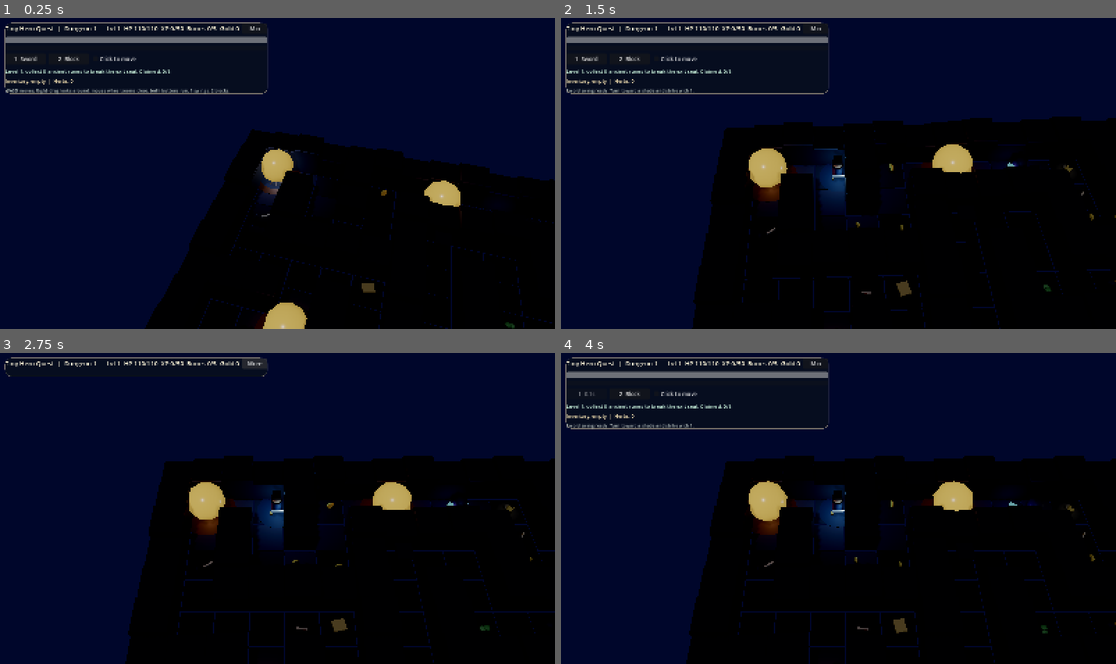
Above: before the commit, frames 1-4 (two rows, left to right).
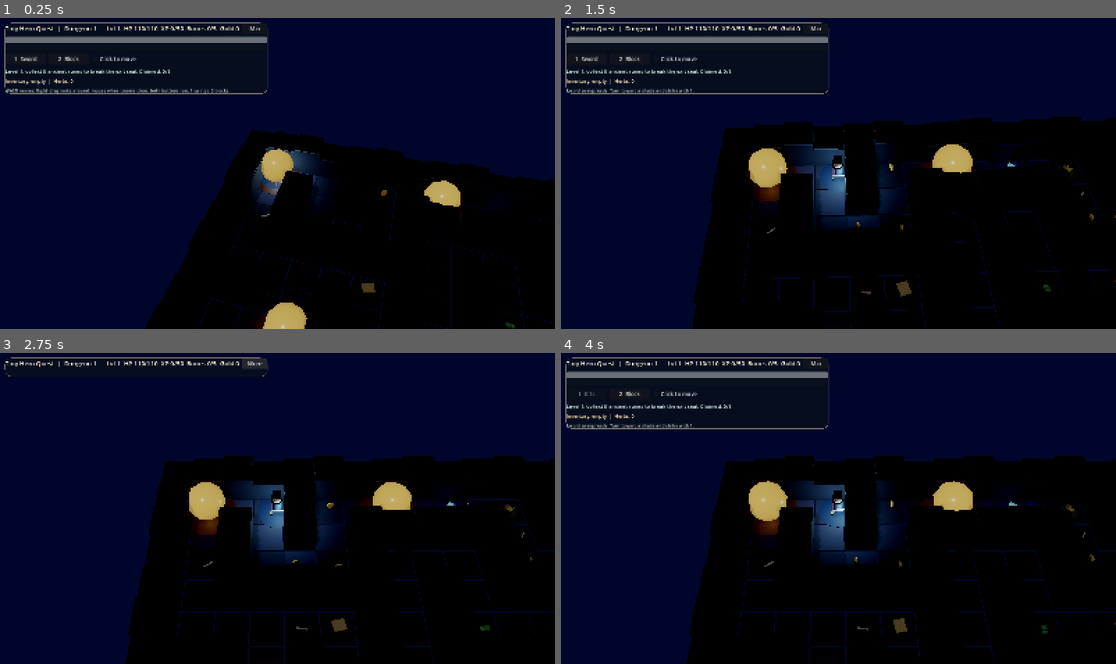
Above: after the commit, the same moments.

Repository: johnswaffles/my-backend-api
Game: Godot game, scene res://scenes/main_scene.tscn
Two runs of this game, one before a commit and one after it. Both use one fixed random seed, a clock stepped at 60 frames per second and the inputs below.
Inputs (mouse positions are in pixels of both pictures, inside the frame that each line leads up to):
- Up to frame 1 (0.25 s): no input
- Up to frame 2 (1.5 s): tap Enter at 0.5 s; move the mouse to (960, 157) at 0.52 s; hold D (move_right) 0.53-1.25 s; tap 1 (sword_swing) at 0.6 s; click (960, 157) at 0.67 s; drag from (727, 189) to (810, 235) at 1.27 s
- Up to frame 3 (2.75 s): click "Min" at 2 s
- Up to frame 4 (4 s): click "More" at 2.75 s; click "1 Sword" at 3.5 s

The runs differ from the first frame. In frame 1, 0.8% of the frame differs, in the area x 45-80%, y 41-61%; in frame 2, 2.1%, in the area x 39-61%, y 36-68%; in frame 3, 2.1%; in frame 4, 2.1%.

Commit message:
Improve Tiny Hero mouse look and sword swing

Diff:
--- a/rpg-adventure-godot/scripts/main.gd
+++ b/rpg-adventure-godot/scripts/main.gd
@@ -19,6 +19,8 @@
 const CAMERA_MAX_PITCH := -0.025
 const SWORD_SWING_DURATION := 0.28
 const SWORD_SWING_COOLDOWN := 0.55
+const SWORD_LIGHT_BASE_ENERGY := 3.8
+const SWORD_LIGHT_SWING_ENERGY := 10.5
 const SHIELD_BLOCK_DURATION := 1.1
 const SHIELD_BLOCK_COOLDOWN := 1.8
 const DUNGEON_LAYOUT := [
@@ -50,6 +52,9 @@
 var hero_ring: MeshInstance3D
 var hero_light: OmniLight3D
 var sword_light: OmniLight3D
+var view_sword: MeshInstance3D
+var view_sword_guard: MeshInstance3D
+var view_sword_slash: MeshInstance3D
 var hero_velocity := Vector3.ZERO
 var camera_yaw := 0.0
 var camera_pitch_offset := 0.0
@@ -170,7 +175,7 @@
 			mouse_dragged = true
 		if right_mouse_down:
 			mouse_dragged = true
-			camera_yaw = wrapf(camera_yaw - event.relative.x * CAMERA_ROTATE_SPEED, -PI, PI)
+			camera_yaw = wrapf(camera_yaw + event.relative.x * CAMERA_ROTATE_SPEED, -PI, PI)
 			camera_pitch_offset = clampf(camera_pitch_offset - event.relative.y * CAMERA_PITCH_SPEED, -0.48, 0.48)
 		if right_mouse_down and is_instance_valid(hero):
 			hero.rotation.y = lerp_angle(hero.rotation.y, _rotation_from_direction(_camera_forward()), 0.9)
@@ -242,6 +247,7 @@
 	camera.position = Vector3(0.0, 18.5, 15.0)
 	add_child(camera)
 	camera.look_at(Vector3.ZERO, Vector3.UP)
+	_build_camera_sword()
 
 	_build_dungeon_level_one()
 
@@ -318,6 +324,19 @@
 	return "%d:%d" % [cell.x, cell.y]
 
 
+func _build_camera_sword() -> void:
+	view_sword = _add_box(Vector3(0.42, -0.34, -0.92), Vector3(0.07, 0.07, 0.92), _mat("f7fdff", 0.28, "aee9ff", 1.4), camera)
+	view_sword.name = "Close Camera Sword"
+	view_sword.visible = false
+	view_sword_guard = _add_box(Vector3(0.42, -0.47, -0.54), Vector3(0.36, 0.055, 0.075), _mat("f0bd55", 0.56, "ffd278", 0.18), camera)
+	view_sword_guard.name = "Close Camera Sword Guard"
+	view_sword_guard.visible = false
+	view_sword_slash = _add_box(Vector3(0.08, -0.1, -1.2), Vector3(0.78, 0.025, 0.08), _mat("9de9ff", 0.22, "baf5ff", 1.8), camera)
+	view_sword_slash.name = "Close Camera Sword Slash"
+	view_sword_slash.transparency = 0.28
+	view_sword_slash.visible = false
+
+
 func _is_walkable_cell(cell: Vector2i) -> bool:
 	return walkable_lookup.has(_dungeon_cell_key(cell))
 
@@ -471,8 +490,8 @@
 	sword_light = OmniLight3D.new()
 	sword_light.name = "Sword Glow"
 	sword_light.light_color = Color("a8e1ff")
-	sword_light.light_energy = 0.32
-	sword_light.omni_range = 2.4
+	sword_light.light_energy = SWORD_LIGHT_BASE_ENERGY
+	sword_light.omni_range = 3.6
 	sword_light.shadow_enabled = false
 	sword_light.position = Vector3(0.42, 0.74, -0.24)
 	hero.add_child(sword_light)
@@ -836,16 +855,25 @@
 
 
 func _update_hero_combat_visuals(delta: float) -> void:
+	var swing_t := 0.0
+	var swing_active := sword_swing_timer > 0.0
+	if swing_active:
+		swing_t = 1.0 - (sword_swing_timer / SWORD_SWING_DURATION)
 	if hero_sword:
-		if sword_swing_timer > 0.0:
-			var swing_t := 1.0 - (sword_swing_timer / SWORD_SWING_DURATION)
-			hero_sword.rotation_degrees.x = lerpf(-58.0, 40.0, swing_t)
-			hero_sword.rotation_degrees.y = lerpf(-18.0, 24.0, swing_t)
-			hero_sword.scale = Vector3(1.18, 1.18, 1.18)
+		if swing_active:
+			var arc := sin(swing_t * PI)
+			hero_sword.position = Vector3(lerpf(0.54, -0.32, swing_t), lerpf(0.9, 0.58, swing_t) + arc * 0.22, lerpf(-0.56, -0.18, swing_t))
+			hero_sword.rotation_degrees.x = lerpf(-92.0, 54.0, swing_t)
+			hero_sword.rotation_degrees.y = lerpf(-46.0, 58.0, swing_t)
+			hero_sword.rotation_degrees.z = lerpf(22.0, -34.0, swing_t)
+			hero_sword.scale = Vector3.ONE * (1.35 + arc * 0.16)
 		else:
+			hero_sword.position = hero_sword.position.lerp(Vector3(0.42, 0.66, -0.12), delta * 12.0)
 			hero_sword.rotation_degrees.x = lerpf(hero_sword.rotation_degrees.x, 0.0, delta * 11.0)
 			hero_sword.rotation_degrees.y = lerpf(hero_sword.rotation_degrees.y, 0.0, delta * 11.0)
+			hero_sword.rotation_degrees.z = lerpf(hero_sword.rotation_degrees.z, 0.0, delta * 11.0)
 			hero_sword.scale = hero_sword.scale.lerp(Vector3.ONE, delta * 10.0)
+	_update_view_sword_visuals(delta, swing_t, swing_active)
 	if hero_shield:
 		hero_shield.visible = shield_block_timer > 0.0
 		if hero_shield.visible:
@@ -857,8 +885,39 @@
 		hero_light.light_energy = 1.18 if shield_block_timer > 0.0 else 0.92
 		hero_light.omni_range = 5.7 if shield_block_timer > 0.0 else 5.25
 	if sword_light:
-		sword_light.light_energy = 1.05 if sword_swing_timer > 0.0 else 0.38
-		sword_light.omni_range = 3.2 if sword_swing_timer > 0.0 else 2.45
+		sword_light.light_energy = SWORD_LIGHT_SWING_ENERGY if swing_active else SWORD_LIGHT_BASE_ENERGY
+		sword_light.omni_range = 5.0 if swing_active else 3.6
+
+
+func _update_view_sword_visuals(delta: float, swing_t: float, swing_active: bool) -> void:
+	if view_sword == null or view_sword_guard == null or view_sword_slash == null:
+		return
+	var close_alpha := clampf((camera_zoom - 0.48) / 0.34, 0.0, 1.0)
+	var show_close_sword := close_alpha > 0.02
+	view_sword.visible = show_close_sword
+	view_sword_guard.visible = show_close_sword
+	view_sword_slash.visible = show_close_sword and swing_active
+	if not show_close_sword:
+		return
+	if swing_active:
+		var arc := sin(swing_t * PI)
+		view_sword.position = Vector3(lerpf(0.58, -0.18, swing_t), lerpf(-0.22, -0.48, swing_t) + arc * 0.12, lerpf(-0.88, -0.64, swing_t))
+		view_sword.rotation_degrees = Vector3(lerpf(-118.0, -38.0, swing_t), lerpf(-34.0, 34.0, swing_t), lerpf(44.0, -52.0, swing_t))
+		view_sword.scale = Vector3.ONE * (lerpf(0.9, 1.28, arc) * close_alpha)
+		view_sword_guard.position = view_sword.position + Vector3(0.0, -0.13, 0.28)
+		view_sword_guard.rotation_degrees = view_sword.rotation_degrees + Vector3(0.0, 0.0, 90.0)
+		view_sword_guard.scale = Vector3.ONE * close_alpha
+		view_sword_slash.position = Vector3(lerpf(0.34, -0.26, swing_t), lerpf(-0.14, -0.3, swing_t), -1.05)
+		view_sword_slash.rotation_degrees = Vector3(0.0, 0.0, lerpf(34.0, -42.0, swing_t))
+		view_sword_slash.scale = Vector3(1.0 + arc * 0.65, close_alpha, close_alpha)
+		view_sword_slash.transparency = lerpf(0.45, 0.12, arc)
+	else:
+		view_sword.position = view_sword.position.lerp(Vector3(0.46, -0.42, -0.82), delta * 9.0)
+		view_sword.rotation_degrees = view_sword.rotation_degrees.lerp(Vector3(-88.0, -12.0, 18.0), delta * 9.0)
+		view_sword.scale = view_sword.scale.lerp(Vector3.ONE * (0.74 * close_alpha), delta * 9.0)
+		view_sword_guard.position = view_sword.position + Vector3(0.0, -0.12, 0.28)
+		view_sword_guard.rotation_degrees = view_sword.rotation_degrees + Vector3(0.0, 0.0, 90.0)
+		view_sword_guard.scale = Vector3.ONE * close_alpha
 
 
 func _inspect_area() -> void:
Not shown, changed: public/tiny-hero-quest/index.html
Not shown, changed: public/tiny-hero-quest/index.pck
